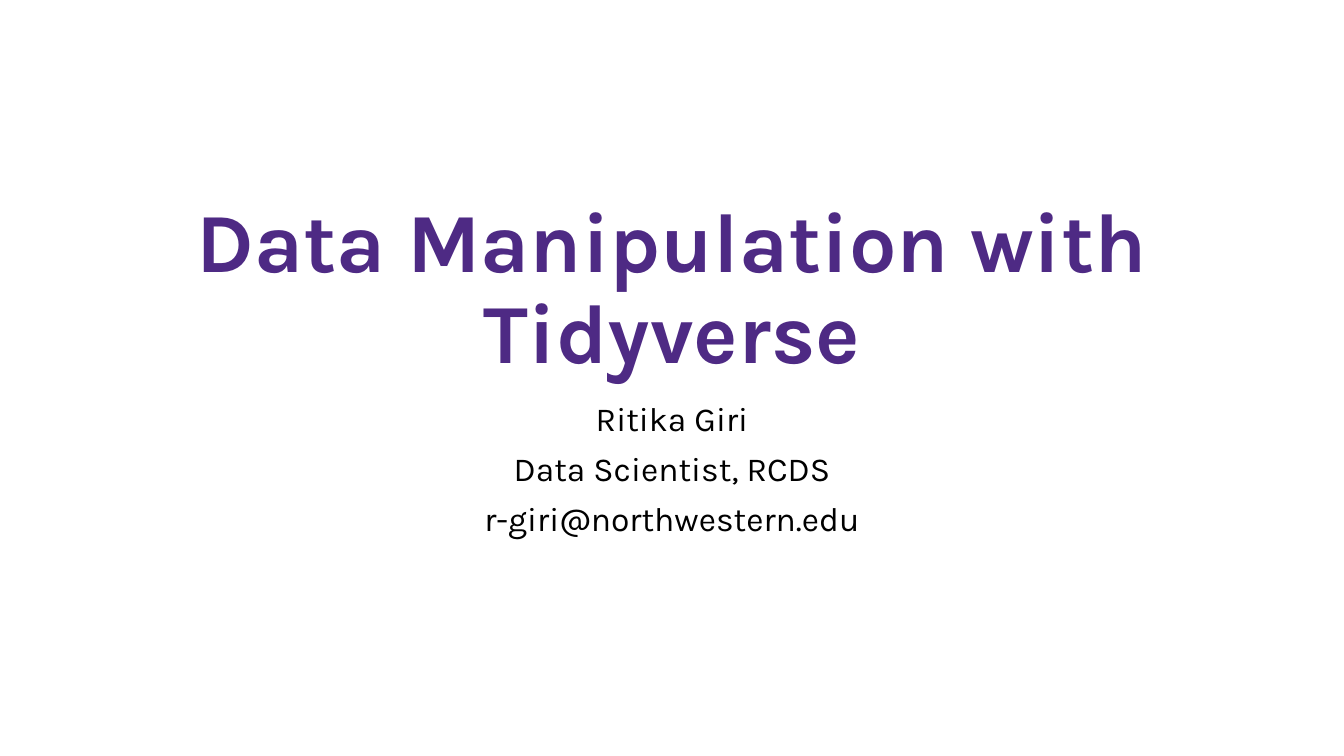
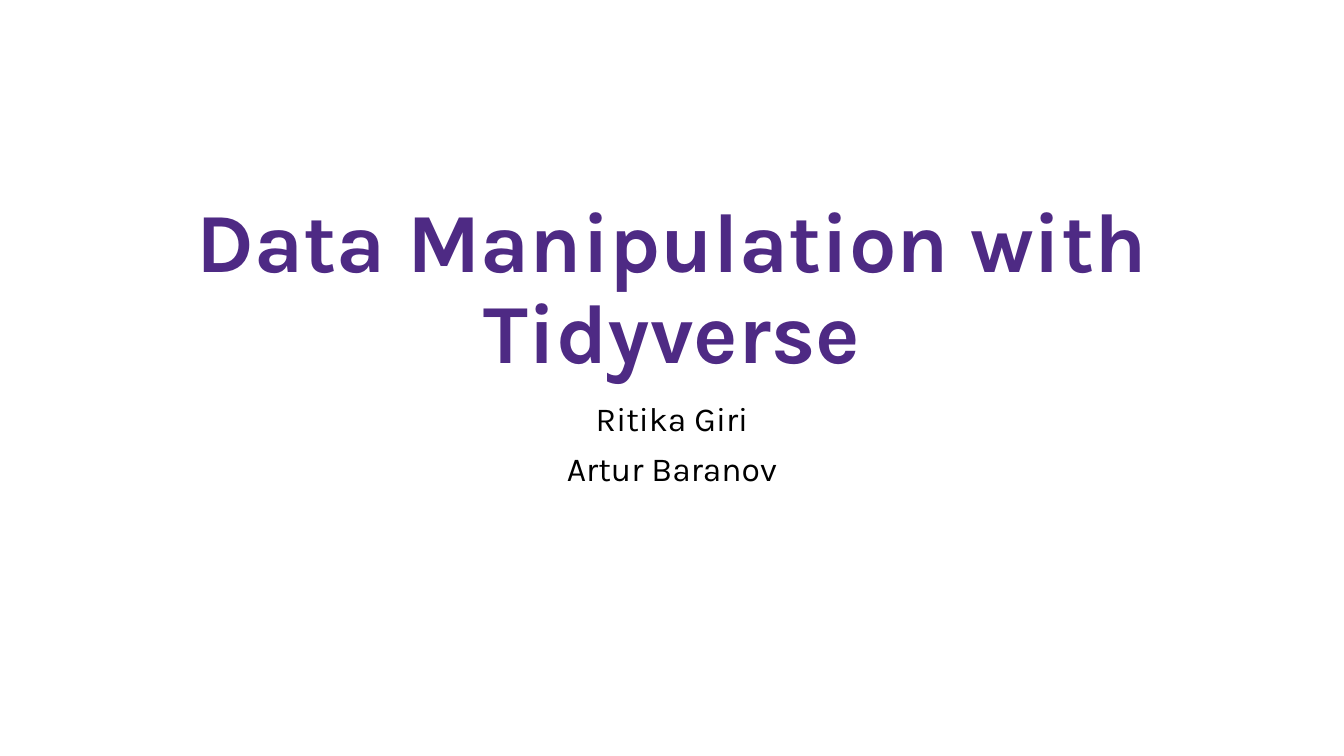
Before and after one commit to nuitrcs/2026-R-Data-Manipulation-with-Tidyverse, a slide deck: slide 2 of slides.pptx. Drawn at 1344x756 pixels with LibreOffice and Linux fonts; fonts in the diff are those of the drawing. Boxes give left, top, right and bottom in pixels: in the first picture for what was removed or moved away, otherwise in the second. Text is boxed around its words. In the diff, an @@ line names an element or a change of style, - is before the commit and + after.

Commit message:
slide edits

```diff
--- a/slides.pptx
+++ b/slides.pptx
@@ subtitle at [567,460,777,482]: text changed @@
-Data Scientist, RCDS
-r-giri@northwestern.edu
+Artur Baranov
```
